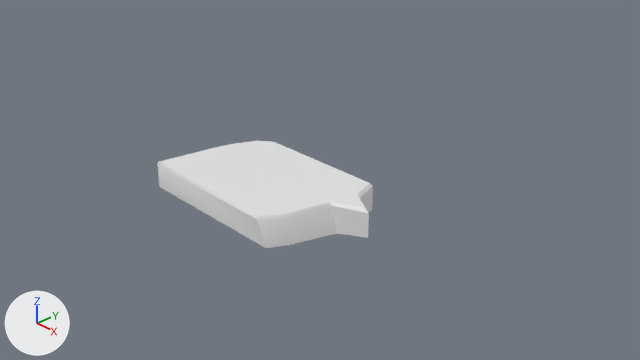
The Blender file _Art/Environment/Groundstone 3.blend: old version first, new version second.
Camera for both pictures: the file's camera 'Camera'. The lights are fixed; the arrows at lower left show +X, +Y and +Z.
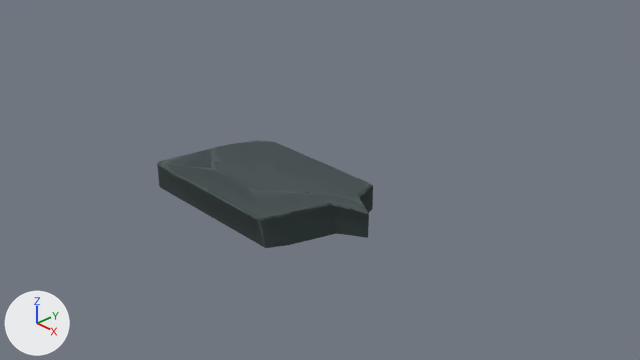
Scene script edits in JSON lines:
```json
{"op": "add", "block": "img_groundstone3_png", "code": ["img_groundstone3_png = load_image('Groundstone3.png', 'Texturen/Groundstone3.png', 1024, 1024, 'sRGB')"]}
{"op": "remove", "block": "mat_material", "code": "mat_material.base_color = (0.8, 0.8, 0.8)  # white #e7e7e7"}
{"op": "add", "block": "mat_material", "code": "mat_material.texture = img_groundstone3_png  # with its transparency"}
{"op": "set", "path": "mat_material.roughness", "old": "0.4", "new": "1.0"}
```

What differs and where, as boxes [x1, y1, x2, y2] in the pictures (640 x 360 px):
```json
{"object": "Cube", "change": "surface changed", "before": [157, 141, 373, 248], "after": [157, 141, 373, 248], "on screen": "white to grey"}
```
